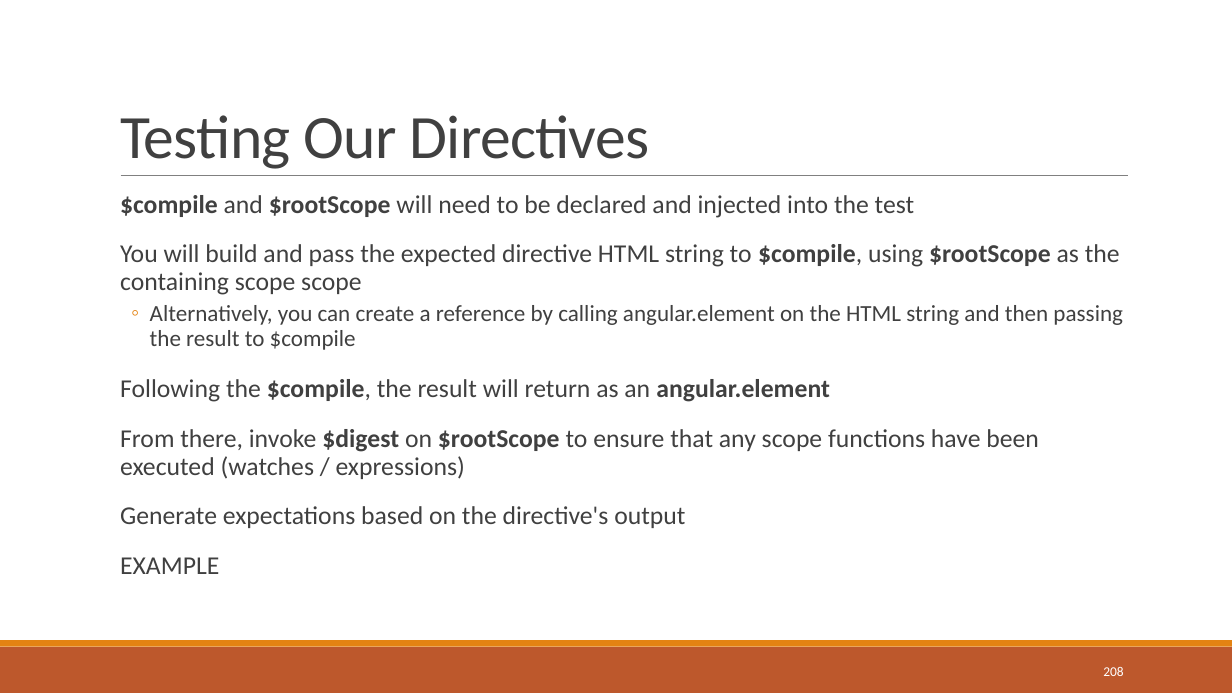
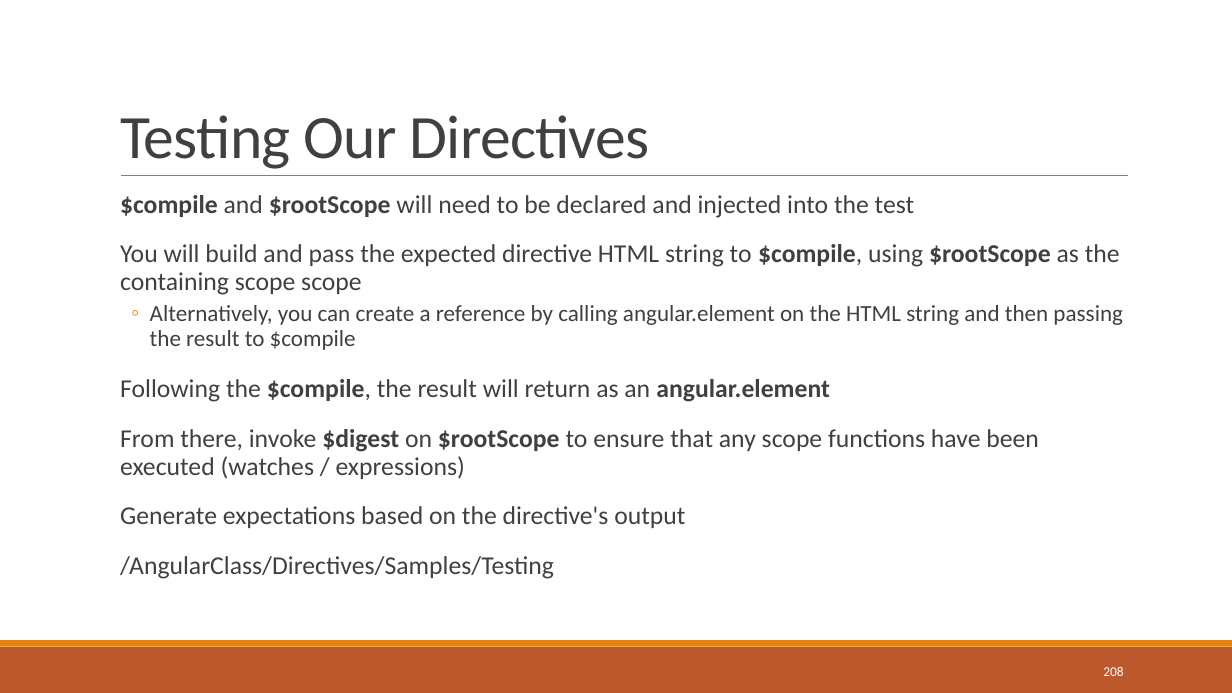
Before and after one commit to sbechtold/angularjs, a slide deck: slide 208 of materials/AngularJS.pptx. Drawn at 1232x693 pixels with LibreOffice and Linux fonts; fonts in the diff are those of the drawing. Boxes give left, top, right and bottom in pixels: in the first picture for what was removed or moved away, otherwise in the second. Text is boxed around its words. In the diff, an @@ line names an element or a change of style, - is before the commit and + after.

```diff
--- a/materials/AngularJS.pptx
+++ b/materials/AngularJS.pptx
@@ text at <box>120,556,554,579</box>: text changed @@
-  EXAMPLE
+  /AngularClass/Directives/Samples/Testing
```
Also in this commit, not shown: 2 other slides changed, 7 other files.
